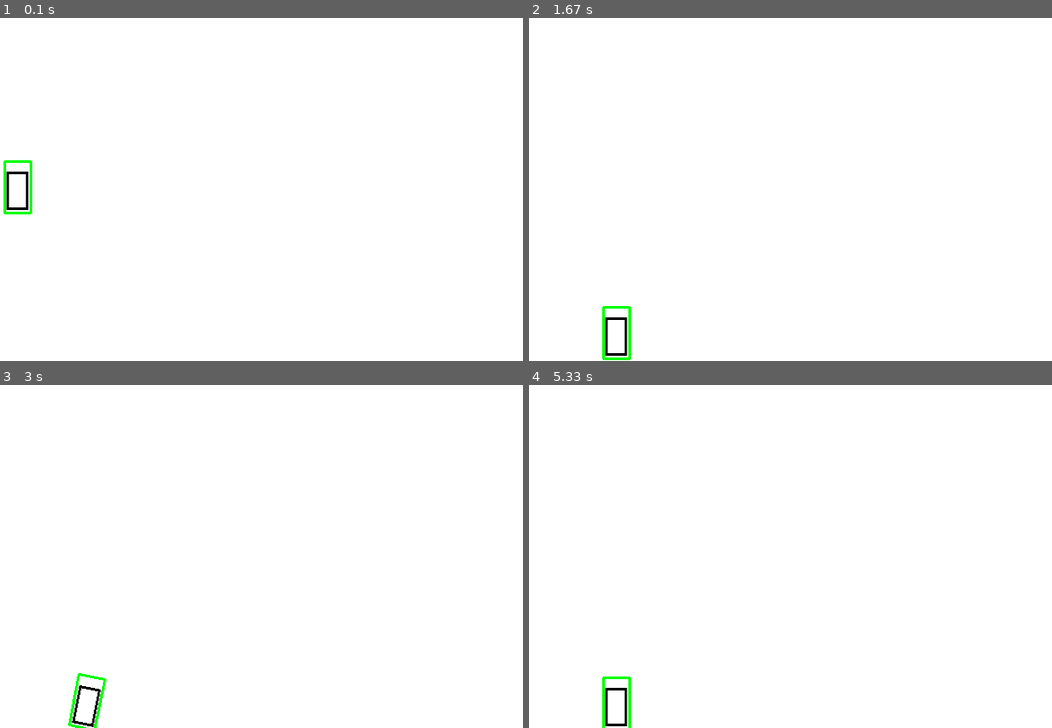
Above: before the commit, frames 1-4 (two rows, left to right).
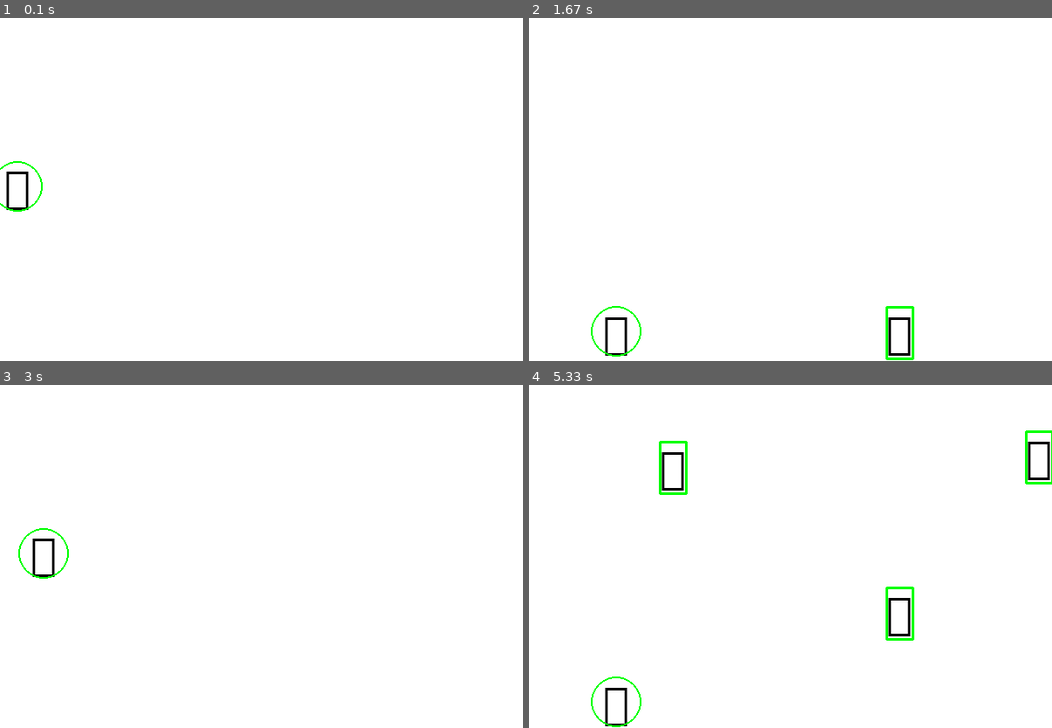
Above: after the commit, the same moments.

Repository: egwkim/Misc
Game: pygame game, started from 2022/07/pygame/game.py
The game is run twice, just before and just after one commit, with the same random seed, the same clock (stepped at 60 frames per second) and the same inputs.
Inputs:
- Up to frame 1 (0.1 s): no input
- Up to frame 2 (1.67 s): tap Space at 0.33, 1.23, 1.53 s
- Up to frame 3 (3 s): tap Space at 1.73, 2.03, 2.23, 2.53, 2.8 s
- Up to frame 4 (5.33 s): tap Space at 3.13, 3.43, 3.57, 3.97, 4.27, 5.03 s

The runs differ from the first frame. In frame 1, 0.3% of the frame differs, in the area x 0-9%, y 41-58%; in frame 2, 0.7%; in frame 3, 0.7%; in frame 4, 1.5%, in the area x 11-100%, y 13-100%.

Commit message:
Add obstacles and items

Diff:
--- a/2022/07/pygame/game.py
+++ b/2022/07/pygame/game.py
@@ -1,3 +1,4 @@
+import random
 import pygame
 import math
 import sys
@@ -13,21 +14,43 @@
 
 player_text = '🤔'
 
+obstacle_text = '💥'
+obstacle_cooldown = (15, 30)  # Min, max frames between two obstacles
+
+item_text = '⚡'
+item_cooldown = (120, 180)
 
 def main():
-    global window, clock, emoji_font, text_font
+    global window, clock, emoji_font, text_font, small_emoji_font
     pygame.init()
     window = pygame.display.set_mode((width, height))
     clock = pygame.time.Clock()
     emoji_font = pygame.font.SysFont('Segoe UI Emoji', 50)
-    text_font = pygame.font.SysFont('Segoe UI', 50)
+    small_emoji_font = pygame.font.SysFont('Segoe UI Emoji', 20)
+    text_font = pygame.font.Font(None, 50)
     pygame.display.set_caption('My First Pygame!')
-
-    load_screen()
-    play()
-    game_over()
+    while True:
+        load_screen()
+        play()
+        retry = game_over()
+        if not retry:
+            break
     pygame.quit()
     sys.exit()
+
+
+def check_collision(pos1, radious, pos2, width, height):
+    # Check collision between a circle and a rectangle.
+    x_diff = abs(pos1[0] - pos2[0])
+    y_diff = abs(pos1[1] - pos2[1])
+
+    if x_diff > (radious + width/2) or y_diff > (radious + height/2):
+        return False
+
+    if x_diff <= width/2 or y_diff <= height/2:
+        return True
+
+    return ((x_diff-width/2)**2 + (y_diff-height/2)**2) <= radious
 
 
 def draw_rect_angle(surf, rect, pivot, angle, color):
@@ -45,8 +68,26 @@
     player_rect.center = pos
 
     window.blit(player, player_rect)
-    draw_rect_angle(window, player_rect_original, pos, angle, green)
-
+    #draw_rect_angle(window, player_rect_original, pos, angle, green)
+    pygame.draw.circle(window, green, pos, player_rect_original.height/2, 2)
+
+
+def render_obstacle(pos, color=black):
+    obstacle = emoji_font.render(obstacle_text, 1, color)
+    obstacle_rect = obstacle.get_rect()
+    obstacle_rect.center = pos
+
+    window.blit(obstacle, obstacle_rect)
+    draw_rect_angle(window, obstacle_rect, pos, 0, green)
+
+
+def render_item(pos, color=black):
+    item = small_emoji_font.render(item_text, 1, color)
+    item_rect = item.get_rect()
+    item_rect.center = pos
+
+    window.blit(item, item_rect)
+    draw_rect_angle(window, item_rect, pos, 0, green)
 
 def load_screen():
     for i in range(0, 101, 10):
@@ -80,9 +121,16 @@
 
 
 def play():
-    border = emoji_font.render(player_text, 1, black).get_height() / 2
-    max_y = height - border
-    min_y = border
+    obstacles = []
+    items = []
+
+    obstacle_size = emoji_font.render(obstacle_text, 1, black).get_size()
+    item_size = small_emoji_font.render(item_text, 1, black).get_size()
+
+    player_radious = emoji_font.render(player_text, 1, black).get_height() / 2
+    small_player_radious = small_emoji_font.render(player_text, 1, black).get_height() / 2
+    max_y = height - player_radious
+    min_y = player_radious
 
     x = 100
     y = height / 2
@@ -91,7 +139,24 @@
 
     moveUp = True
 
-    while True:
+    next_obstacle = random.randint(*obstacle_cooldown)
+    obstacle_counter = 0
+    next_item = random.randint(*item_cooldown)
+    item_counter = 0
+    while True:
+        obstacle_counter += 1
+        item_counter += 1
+        if obstacle_counter == next_obstacle:
+            next_obstacle = random.randint(*obstacle_cooldown)
+            obstacle_counter = 0
+            obstacles.append(
+                [width+obstacle_size[0]/2, random.randint(obstacle_size[1]//2, height-obstacle_size[1]//2)])
+        if item_counter == next_item:
+            next_item = random.randint(*item_cooldown)
+            item_counter = 0
+            items.append(
+                [width+item_size[0]/2, random.randint(item_size[1]//2, height-item_size[1]//2)])
+
         for event in pygame.event.get():
             if event.type == QUIT:
                 pygame.quit()
@@ -122,10 +187,51 @@
                 angle = 0
                 vy = 0
 
-        if False:  # TODO Add game over condition
-            return
+        for i, obstacle in enumerate(obstacles):
+            # Update obstacle
+            obstacle[0] -= vx
+
+            if obstacle[0] < -(obstacle_size[0] / 2):
+                # Obstacle is out of the screen
+                obstacles[i] = False
+
+            else:
+                # Check collision with player
+                if check_collision((x, y), player_radious, obstacle, *obstacle_size):
+                    return
+
+        try:
+            while True:
+                obstacles.remove(False)
+        except ValueError:
+            pass
+
+        for i, item in enumerate(items):
+            # Update item
+            item[0] -= vx
+
+            if item[0] < -(item_size[0] / 2):
+                # Item is out of the screen
+                items[i] = False
+
+            else:
+                # Check collision with player
+                if check_collision((x, y), player_radious, item, *item_size):
+                    # Remove item
+                    items[i] = False
+                    # TODO Make player small
+
+        try:
+            while True:
+                items.remove(False)
+        except ValueError:
+            pass
 
         window.fill(white)
+        for pos in obstacles:
+            render_obstacle(pos)
+        for pos in items:
+            render_item(pos)
         render_player((x, y), angle)
 
         pygame.display.update()
@@ -133,7 +239,25 @@
 
 
 def game_over():
-    pass
+    text = text_font.render('Game over', 1, black)
+    rect = text.get_rect()
+    rect.center = (width/2, height/2)
+    window.fill(white)
+    window.blit(text, rect)
+    pygame.display.update()
+    while True:
+        for event in pygame.event.get():
+            if event.type == QUIT:
+                pygame.quit()
+                sys.exit()
+            elif event.type == KEYDOWN:
+                if event.key == K_SPACE:
+                    # Retry
+                    return True
+                elif event.key == K_ESCAPE:
+                    # Quit
+                    return False
+        clock.tick(fps)
 
 
 if __name__ == '__main__':
